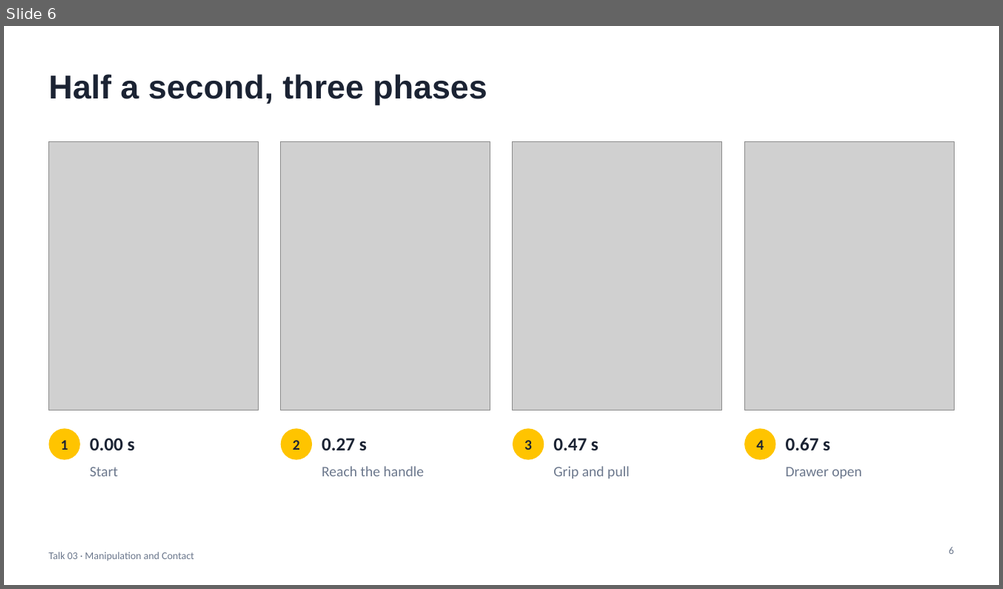
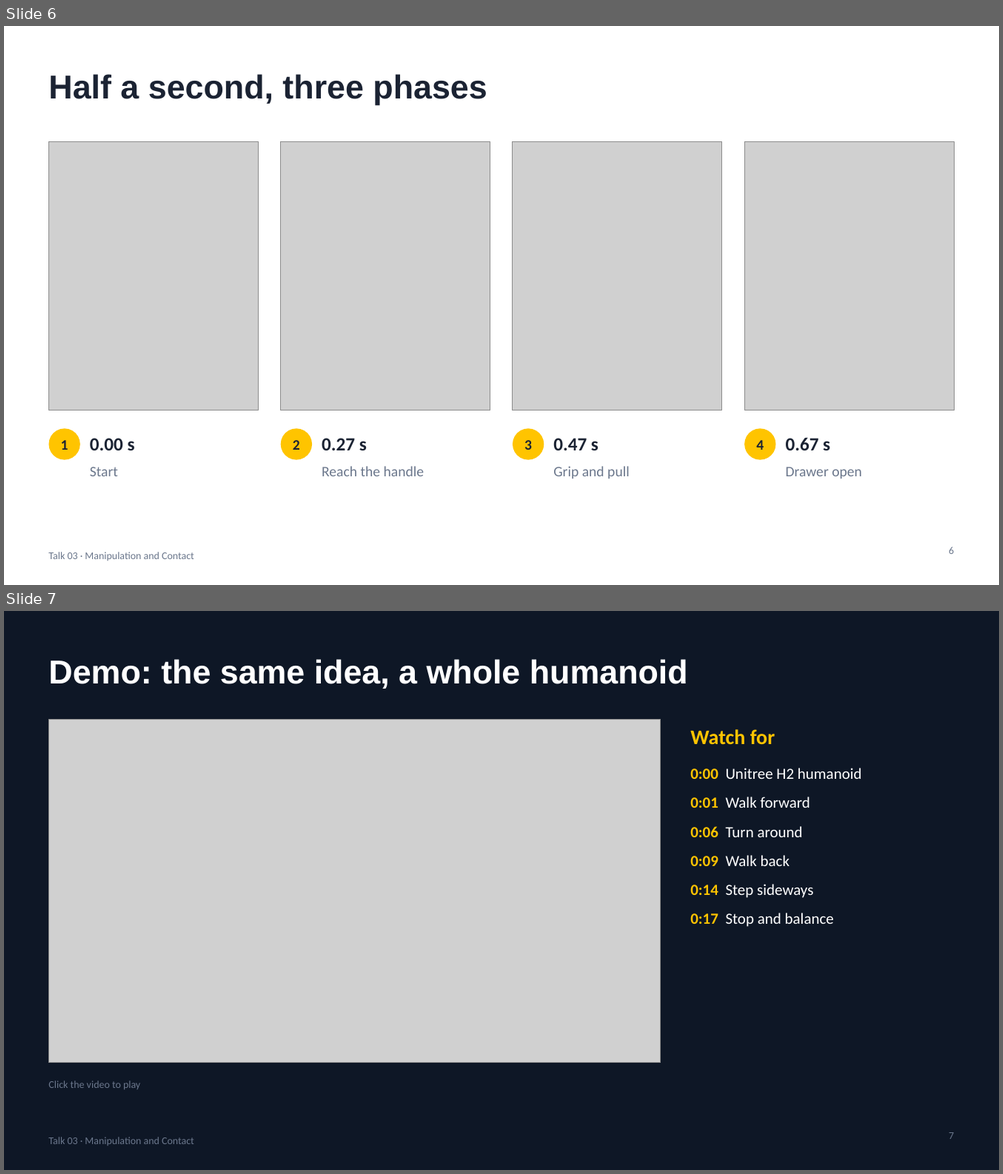
Before and after one commit to vikrantprasad5/isaac_demos, a slide deck: slides/Topic14_Learned_Policies.pptx. Shown one above the other, each under a label of ours: slide 6 before the commit, slides 6 and 7 after it. The pictures are 1003x589 and 1003x1174 pixels, drawn with LibreOffice and Linux fonts; fonts in the diff are those of the drawing; grey boxes stand for pictures. Boxes give left, top, right and bottom in pixels: in the first picture for what was removed or moved away, otherwise in the second. Text is boxed around its words. In the diff, an @@ line names an element or a change of style, - is before the commit and + after.

```diff
--- a/slides/Topic14_Learned_Policies.pptx
+++ b/slides/Topic14_Learned_Policies.pptx
@@ slide 7 added at bbox=[4, 611, 999, 1170], background #0E1726; not listed: 1 template element that a slide beside it also shows @@
@@ title added at bbox=[48, 659, 688, 689], 32 pt, text #FFFFFF, bold @@
+Demo: the same idea, a whole humanoid
@@ picture added at bbox=[48, 719, 660, 1063] @@
@@ text added at bbox=[690, 729, 774, 745], 20 pt, text #FFC400, bold @@
+Watch for
@@ text added at bbox=[690, 768, 862, 927], 15 pt, text #FFFFFF @@
+0:00 Unitree H2 humanoid
+0:01 Walk forward
+0:06 Turn around
+0:09 Walk back
+0:14 Step sideways
+0:17 Stop and balance
@@ text added at bbox=[48, 1081, 140, 1090], 10 pt, text #6B778C @@
+Click the video to play
@@ page number added at bbox=[948, 1133, 953, 1139], 10 pt, text #6B778C @@
+7
```
Also in this commit, not shown: 1 other slide added, 24 other files.
